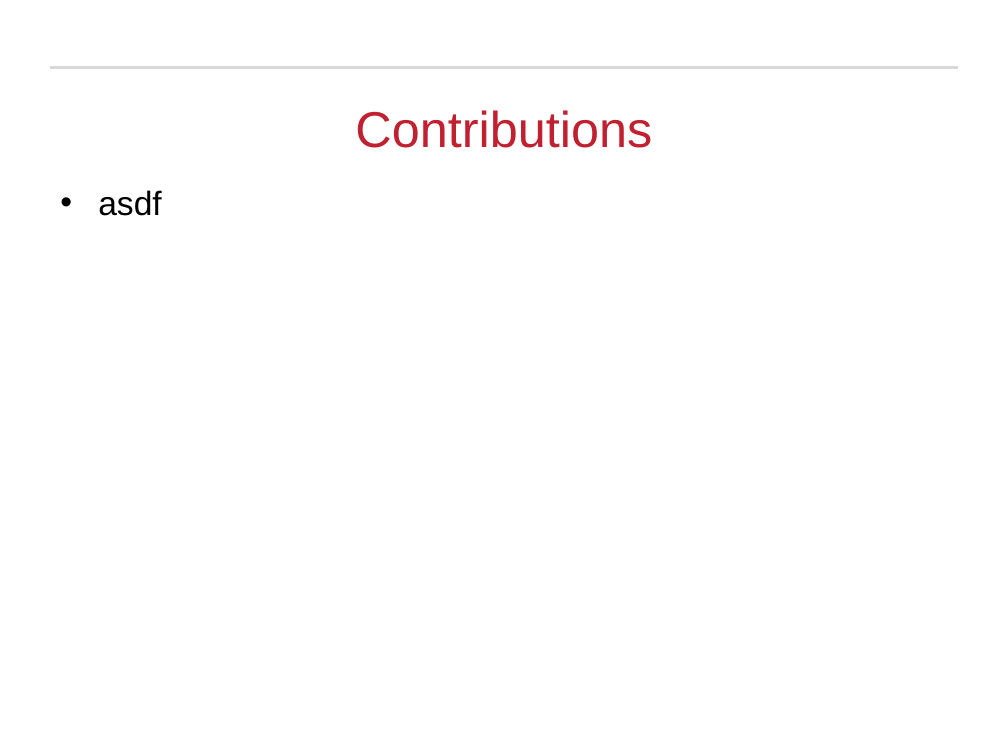
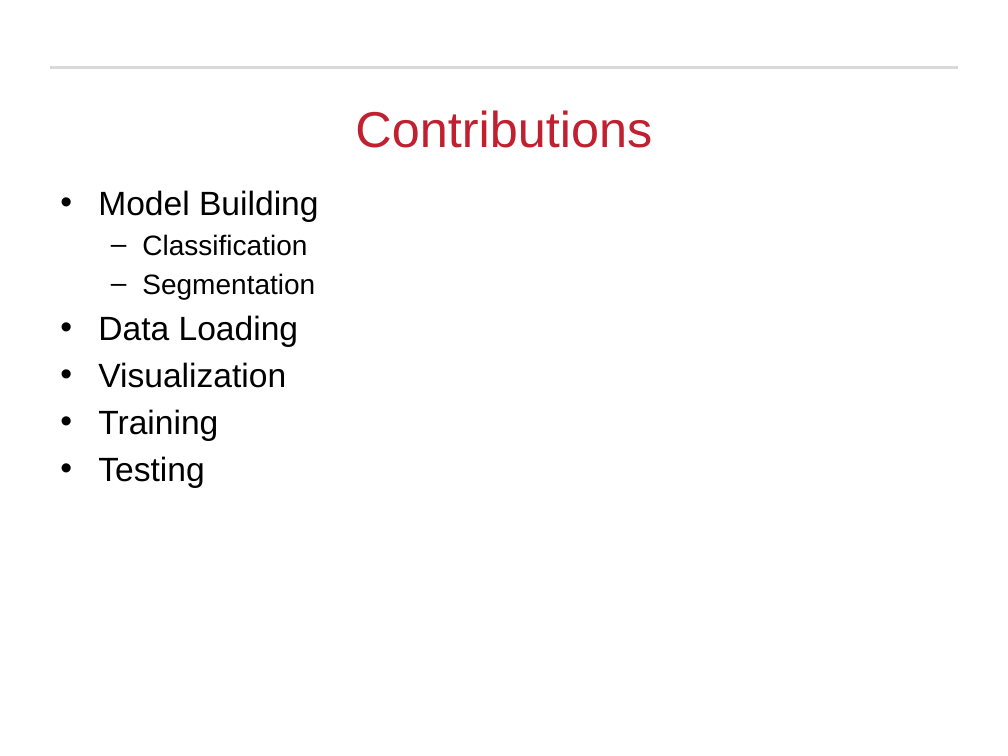
Before and after one commit to Michael-Hodges/PointNet, a slide deck: slide 22 of PowerPoints/EECE5554_Final_Project.pptx (slide 14 before the commit). Drawn at 1008x756 pixels with LibreOffice and Linux fonts; fonts in the diff are those of the drawing; background and template pictures are left out. Boxes give left, top, right and bottom in pixels: in the first picture for what was removed or moved away, otherwise in the second. Text is boxed around its words. In the diff, an @@ line names an element or a change of style, - is before the commit and + after.

```diff
--- a/PowerPoints/EECE5554_Final_Project.pptx
+++ b/PowerPoints/EECE5554_Final_Project.pptx
@@ text at [98, 190, 318, 488]: text changed @@
-• asdf
+• Model Building
+  – Classification
+  – Segmentation
+• Data Loading
+• Visualization
+• Training
+• Testing
```
Also in this commit, not shown: 4 other slides changed, 8 slides added.
